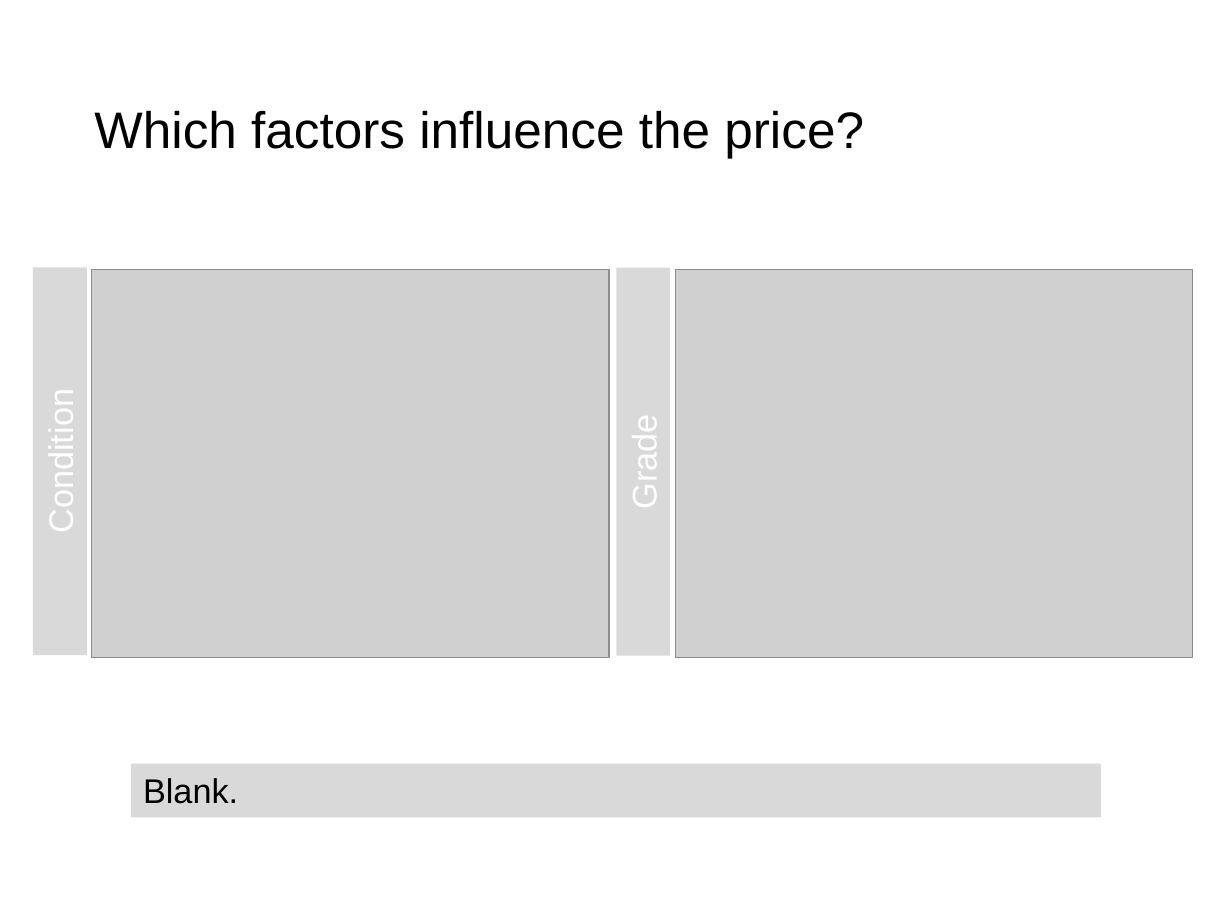
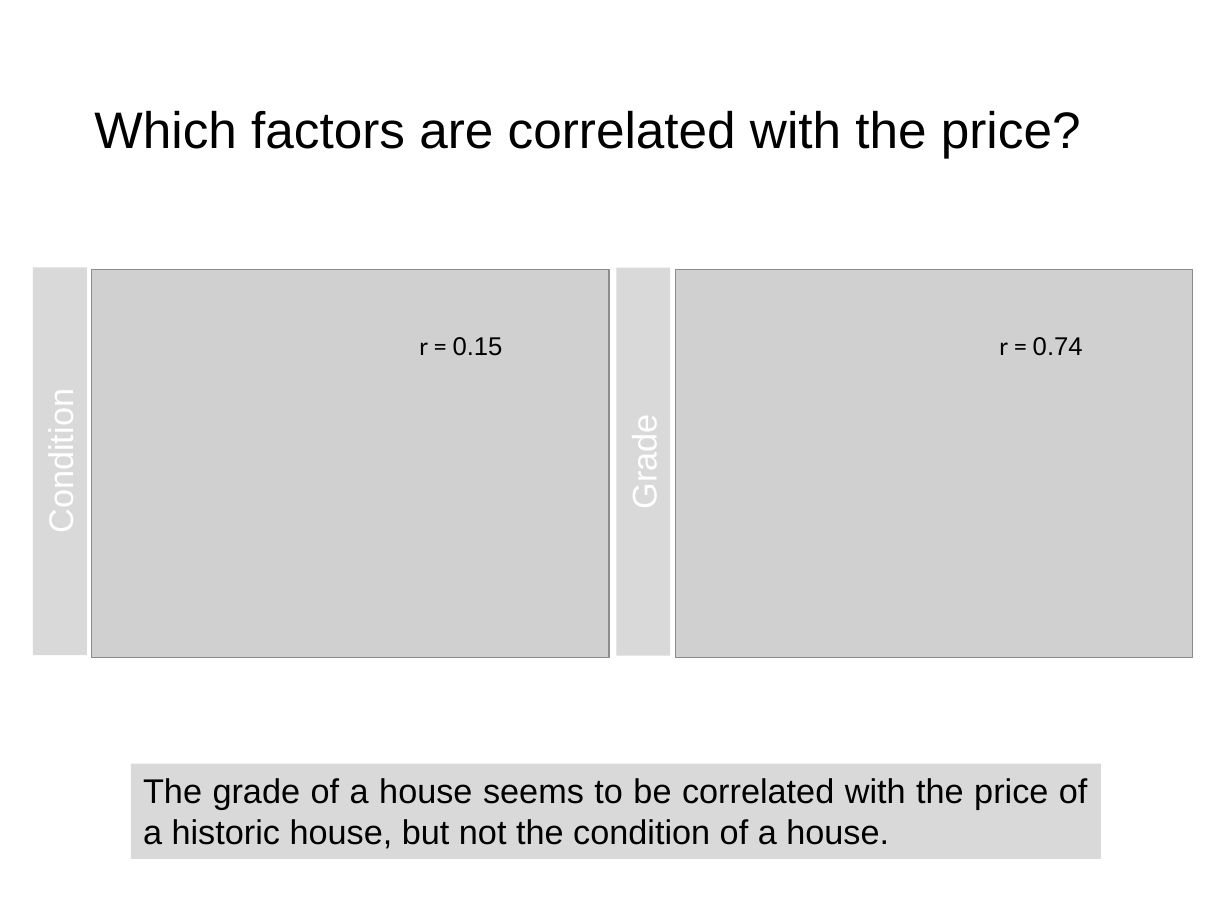
Before and after one commit to JWNowak/eda-project, a slide deck: slide 4 of EDA_presentation.pptx. Drawn at 1232x924 pixels with LibreOffice and Linux fonts; fonts in the diff are those of the drawing; grey boxes stand for pictures. Boxes give left, top, right and bottom in pixels: in the first picture for what was removed or moved away, otherwise in the second. Text is boxed around its words. In the diff, an @@ line names an element or a change of style, - is before the commit and + after.

```diff
--- a/EDA_presentation.pptx
+++ b/EDA_presentation.pptx
@@ title at <box>94,110,1081,158</box>: text changed @@
-Which factors influence the price?
+Which factors are correlated with the price?
@@ text added at <box>419,337,503,356</box>, 15 pt, text #000000 @@
+r = 0.15
@@ text added at <box>999,337,1083,356</box>, 15 pt, text #000000 @@
+r = 0.74
@@ rectangle "The grade of a house ...": place and size @@
-rectangle "The grade of a house ..." at <box>131,764,1100,818</box>
+rectangle "The grade of a house ..." at <box>131,764,1100,859</box>
@@ text in rectangle at <box>143,778,1088,849</box>: text changed @@
-Blank.
+The grade of a house seems to be correlated with the price of a historic house, but not the condition of a house.
```
Also in this commit, not shown: 4 other slides changed, 3 other files.
